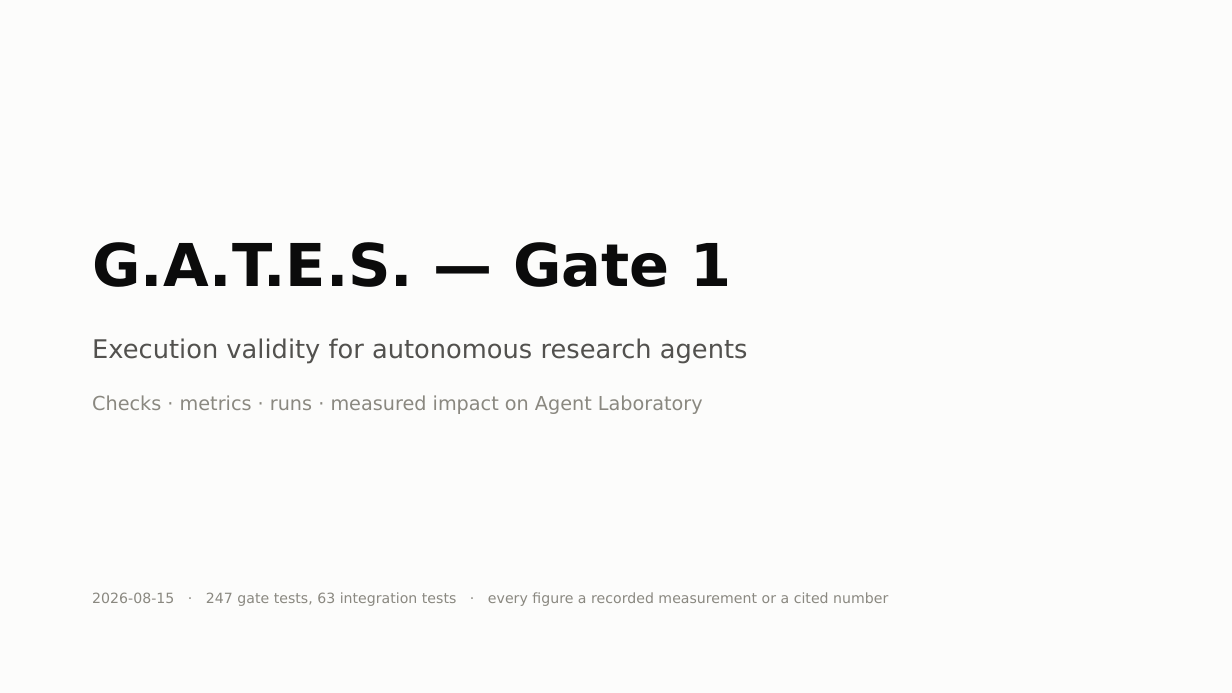
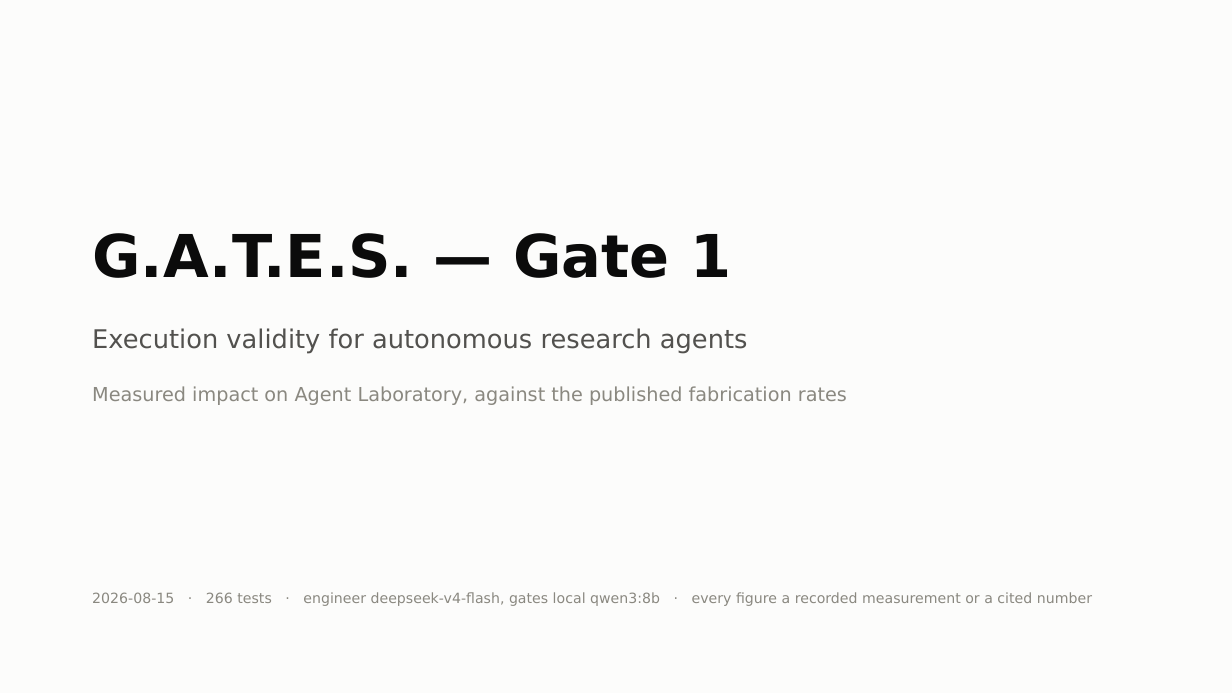
Before and after one commit to bananatruck/gates, a slide deck: slide 1 of reports/GATE1_DECK.pptx. Drawn at 1232x693 pixels with LibreOffice and Linux fonts; fonts in the diff are those of the drawing. Boxes give left, top, right and bottom in pixels: in the first picture for what was removed or moved away, otherwise in the second. Text is boxed around its words. In the diff, an @@ line names an element or a change of style, - is before the commit and + after.

```diff
--- a/reports/GATE1_DECK.pptx
+++ b/reports/GATE1_DECK.pptx
@@ text "G.A.T.E.S. — Gate 1": place and size @@
-text "G.A.T.E.S. — Gate 1" at [92, 242, 731, 287]
+text "G.A.T.E.S. — Gate 1" at [92, 233, 731, 278]
@@ text "Execution validity for autonomous research ...": place and size @@
-text "Execution validity for autonomous research ..." at [92, 338, 748, 363]
+text "Execution validity for autonomous research ..." at [92, 328, 748, 354]
@@ text at [92, 386, 847, 405]: text changed @@
-Checks · metrics · runs · measured impact on Agent Laboratory
+Measured impact on Agent Laboratory, against the published fabrication rates
@@ text at [92, 592, 1092, 606]: text changed @@
-2026-08-15 · 247 gate tests, 63 integration tests · every figure a recorded measurement or a cited number
+2026-08-15 · 266 tests · engineer deepseek-v4-flash, gates local qwen3:8b · every figure a recorded measurement or a cited number
```
Also in this commit, not shown: 4 other slides changed, 3 slides added, 13 slides removed, 6 other files.
